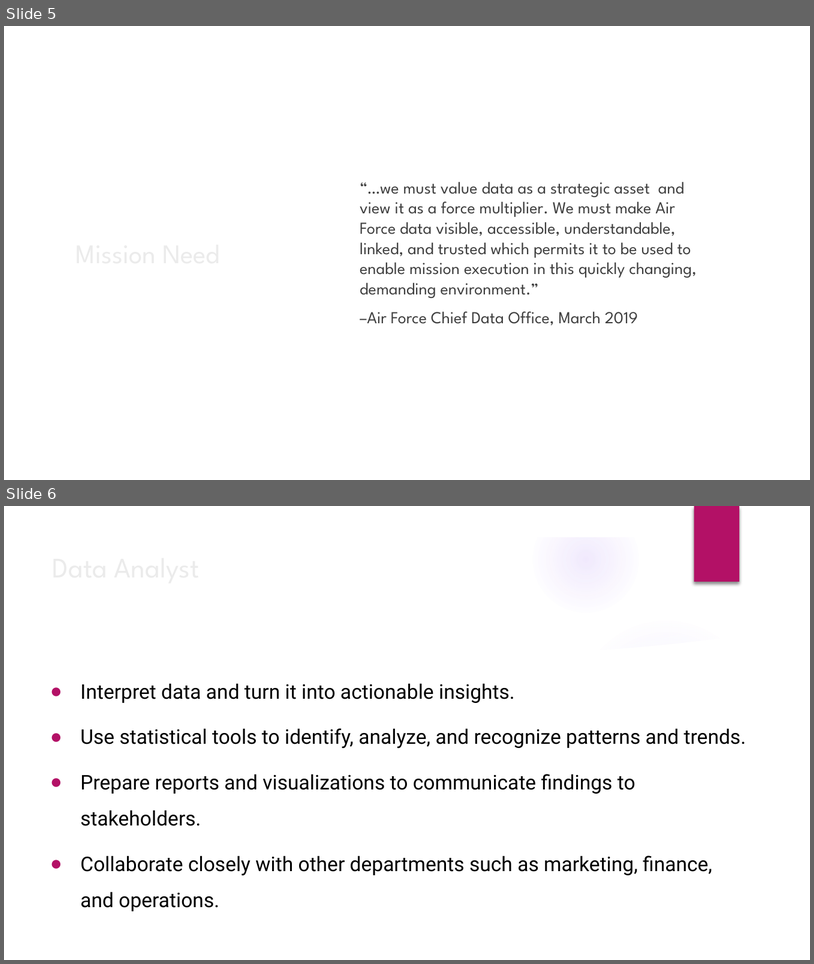
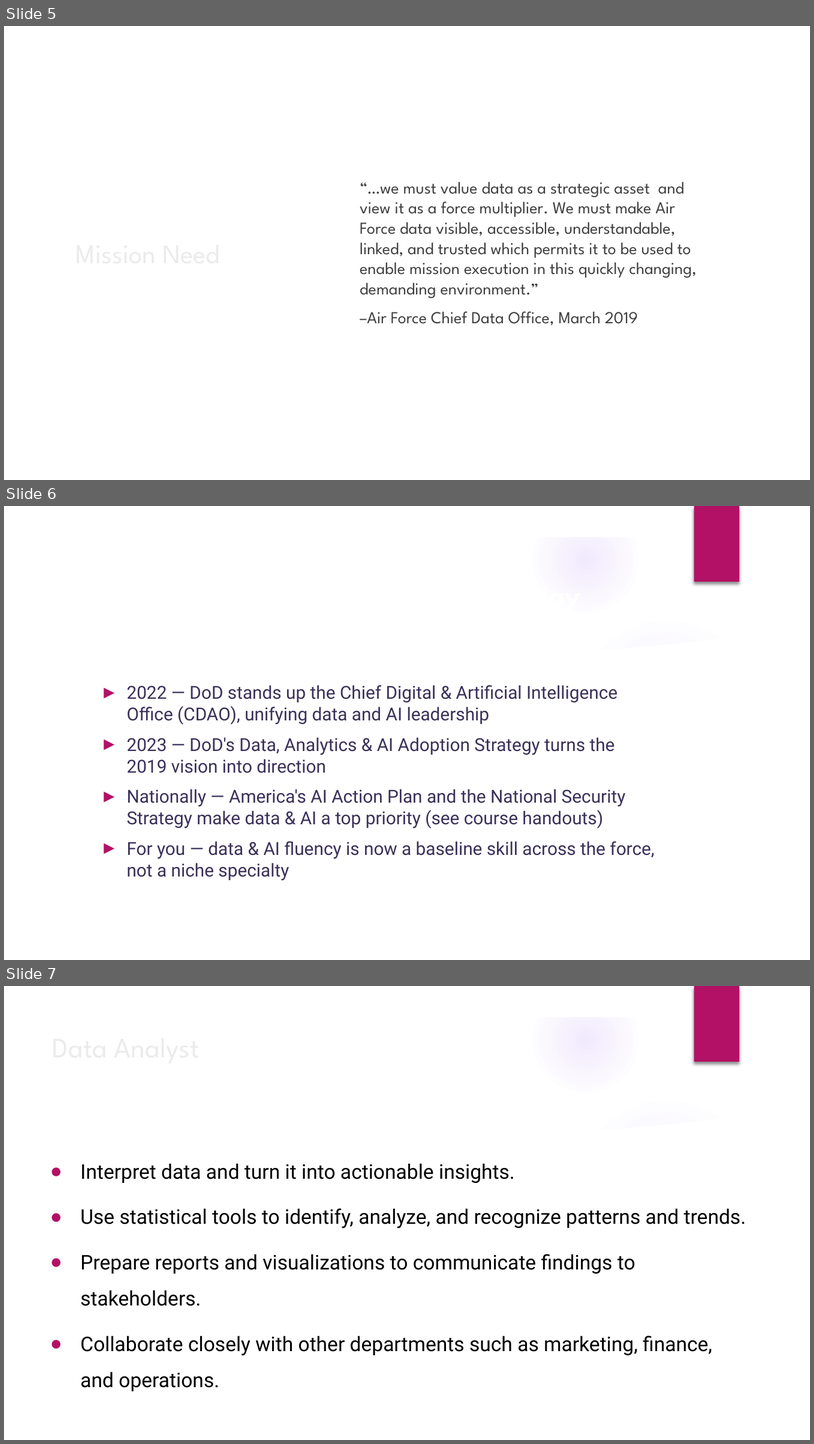
Before and after one commit to kevpamilagas/DSS-105-Class-Materials, a slide deck: Slides/01 - Data Profession Basics and Data Science.pptx. Shown one above the other, each under a label of ours: slides 5 and 6 before the commit, slides 5, 6 and 7 after it. The pictures are 814x964 and 814x1444 pixels, drawn with LibreOffice and Linux fonts; fonts in the diff are those of the drawing; background and template pictures are left out. Boxes give left, top, right and bottom in pixels: in the first picture for what was removed or moved away, otherwise in the second. Text is boxed around its words. In the diff, an @@ line names an element or a change of style, - is before the commit and + after.

```diff
--- a/Slides/01 - Data Profession Basics and Data Science.pptx
+++ b/Slides/01 - Data Profession Basics and Data Science.pptx
@@ slide 6 added at [4,506,810,960], background picture (left out); not listed: 9 template elements that a slide beside it also shows @@
@@ text added at [127,685,654,880], 16 pt, text #3B3059 @@
+► 2022 — DoD stands up the Chief Digital & Artificial Intelligence Office (CDAO), unifying data and AI leadership
+► 2023 — DoD's Data, Analytics & AI Adoption Strategy turns the 2019 vision into direction
+► Nationally — America's AI Action Plan and the National Security Strategy make data & AI a top priority (see course handouts)
+► For you — data & AI fluency is now a baseline skill across the force, not a niche specialty
@@ title added at [171,759,383,825], 26 pt, text #FFFFFF, bold @@
+From Vision to Action: Data & AI Today
@@ what was slide 6 is now slide 7 @@
```
Also in this commit, not shown: 4 slides changed, 1 other slide added, 1 slide removed, 6 other files.
